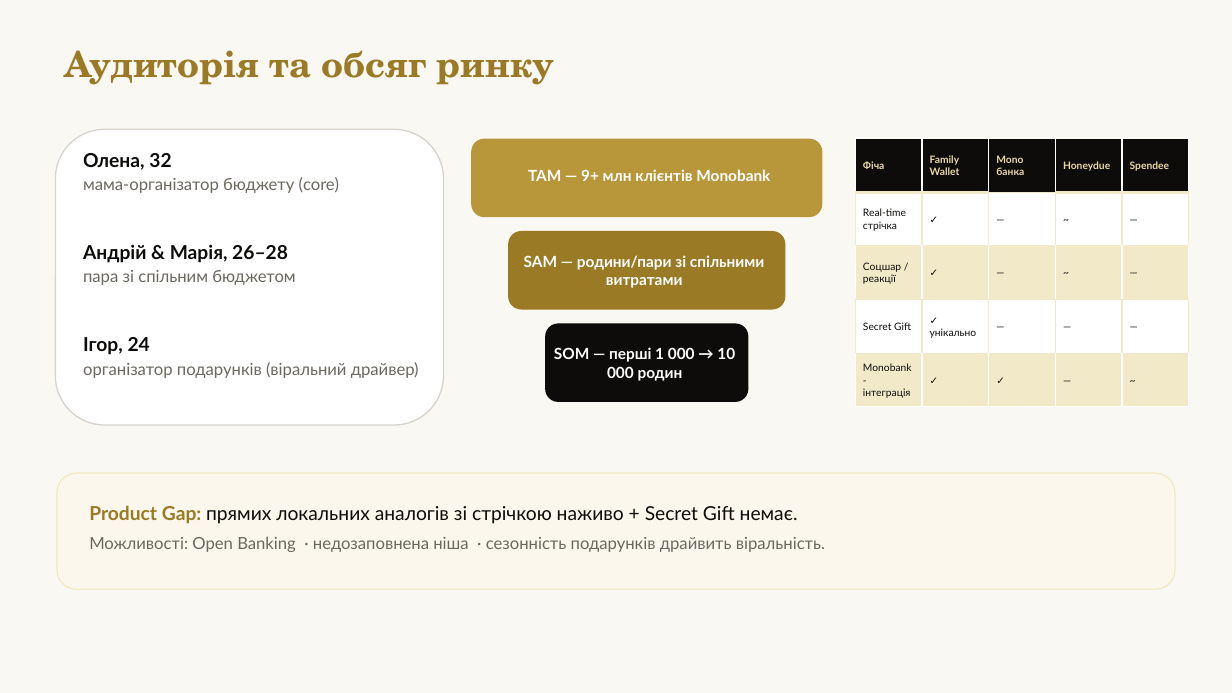
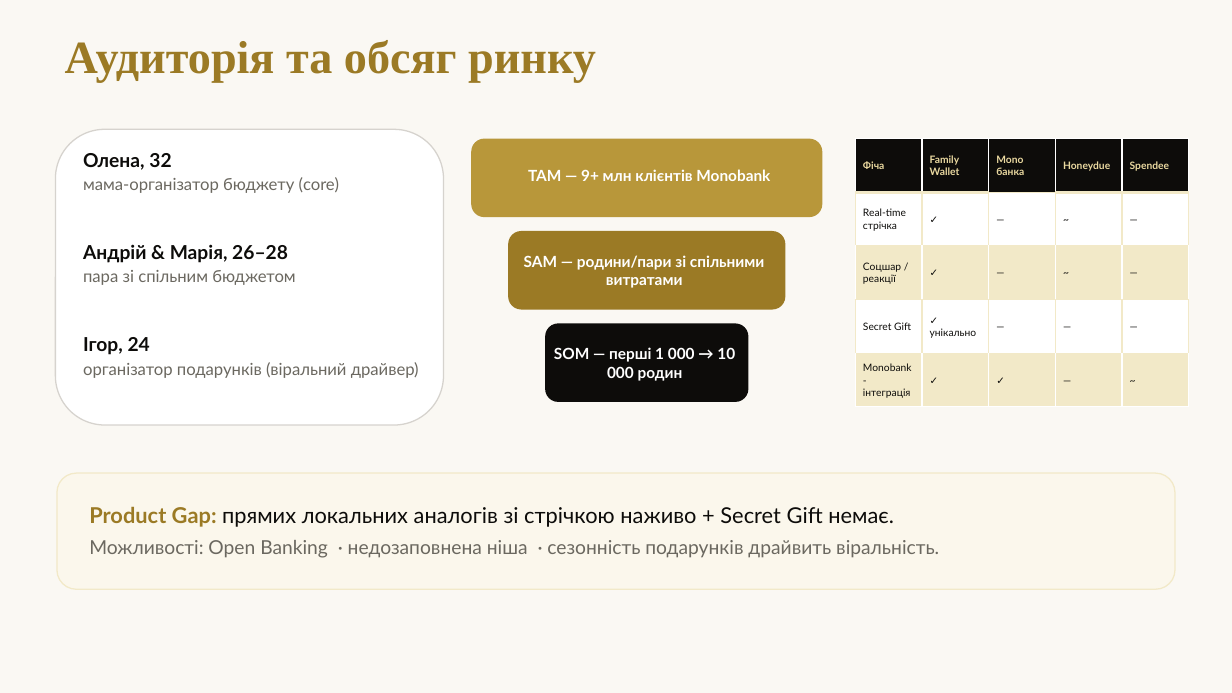
Before and after one commit to Uni-Project-143/Family-Wallet, a slide deck: slide 3 of docs/marketing/06_Pitch_Deck.pptx. Drawn at 1232x693 pixels with LibreOffice and Linux fonts; fonts in the diff are those of the drawing. Boxes give left, top, right and bottom in pixels: in the first picture for what was removed or moved away, otherwise in the second. Text is boxed around its words. In the diff, an @@ line names an element or a change of style, - is before the commit and + after.

```diff
--- a/docs/marketing/06_Pitch_Deck.pptx
+++ b/docs/marketing/06_Pitch_Deck.pptx
@@ text "Аудиторія та обсяг ринку": place and size @@
-text "Аудиторія та обсяг ринку" at [65,50,554,85]
+text "Аудиторія та обсяг ринку" at [65,40,596,82]
@@ text "Аудиторія та обсяг ринку" at [65,40,596,82]: size 28 to 36 pt, font TeX Gyre Schola to Times New Roman @@
@@ text "Product Gap: прямих локальних аналогів ..." at [89,506,939,558]: size 15 to 17 pt in "Product Gap: прямих локальних аналогів зі стрічкою ..."; size 13 to 15 pt in "Можливості: Open Banking · недозаповнена ніша · ..." @@
```
Also in this commit, not shown: 4 other slides changed, 1 other file.
